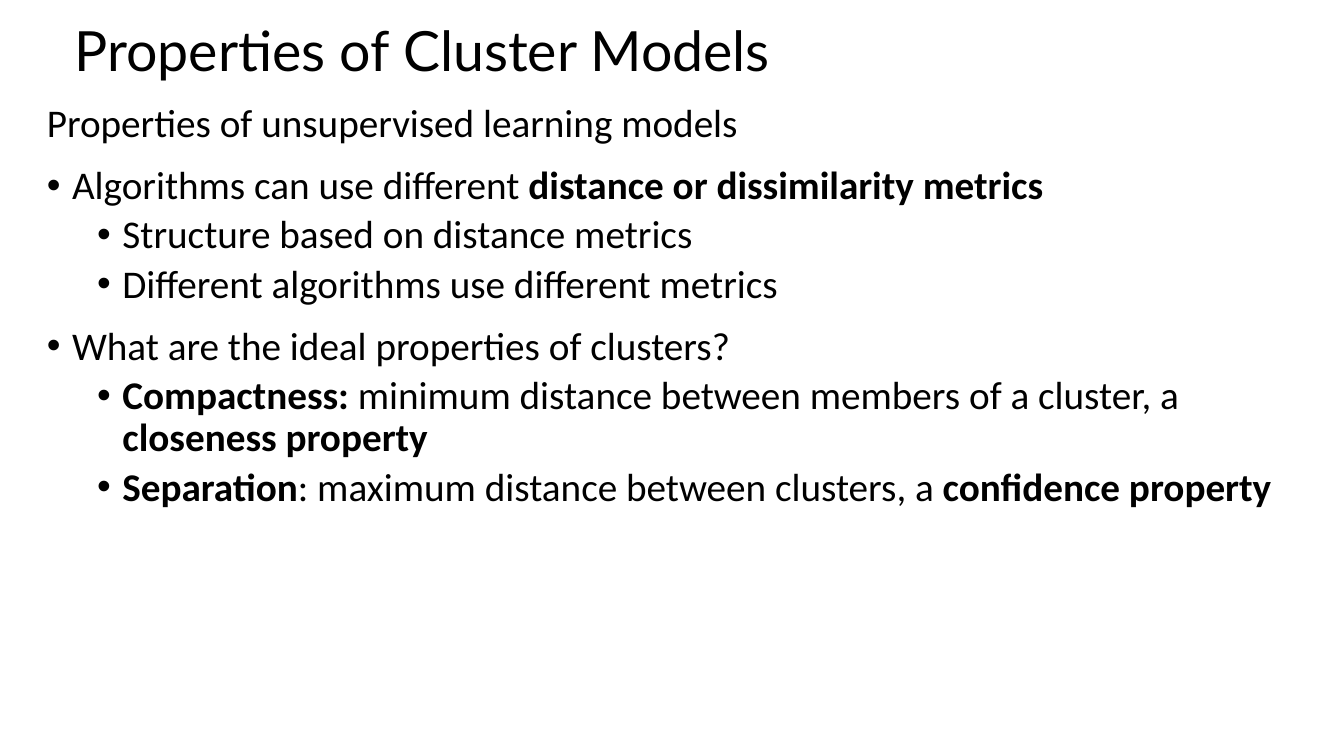
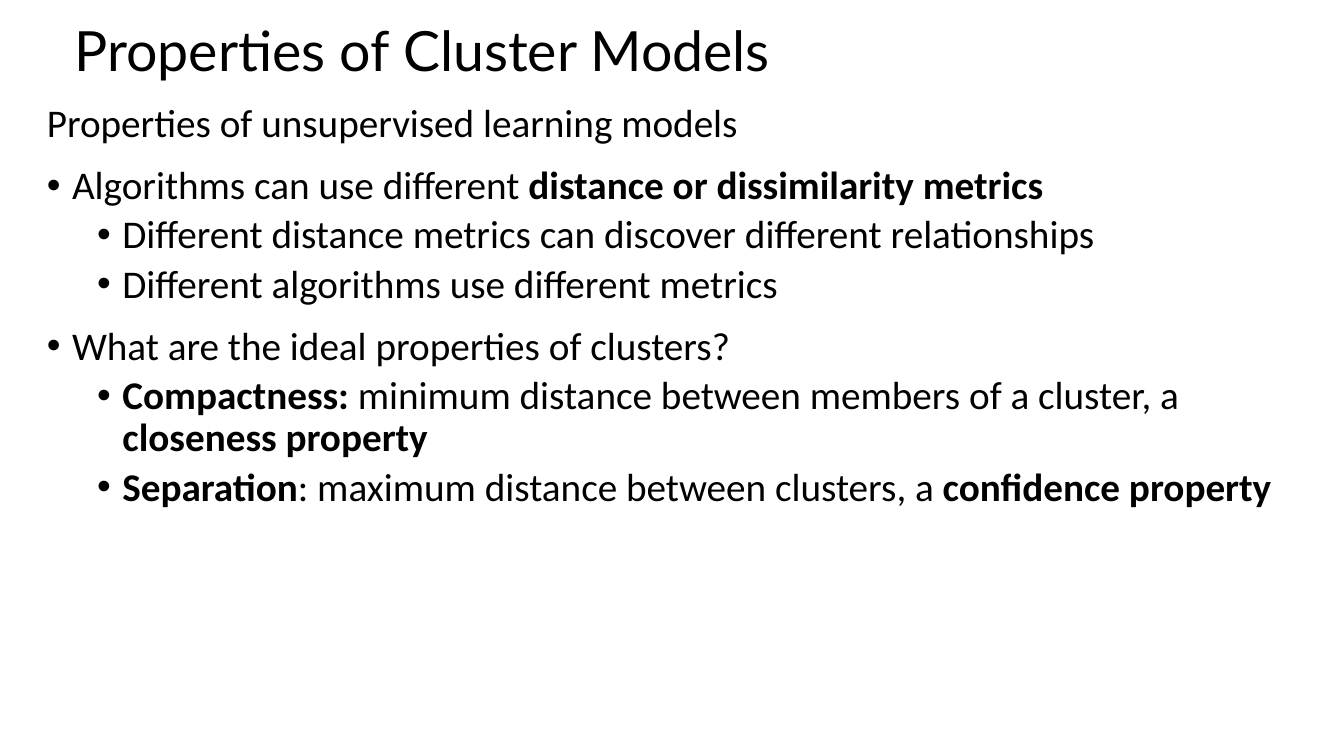
Before and after one commit to StephenElston/CSCI-E-108, a slide deck: slide 9 of slides/9_IntroductionToClustering_Part1.pptx. Drawn at 1344x756 pixels with LibreOffice and Linux fonts; fonts in the diff are those of the drawing. Boxes give left, top, right and bottom in pixels: in the first picture for what was removed or moved away, otherwise in the second. Text is boxed around its words. In the diff, an @@ line names an element or a change of style, - is before the commit and + after.

Commit message:
Added evaluation slides, corrected typos

```diff
--- a/slides/9_IntroductionToClustering_Part1.pptx
+++ b/slides/9_IntroductionToClustering_Part1.pptx
@@ text at [122,220,1095,255]: text changed @@
-  • Structure based on distance metrics
+  • Different distance metrics can discover different relationships
```
Also in this commit, not shown: 11 other slides changed, 13 slides added.
